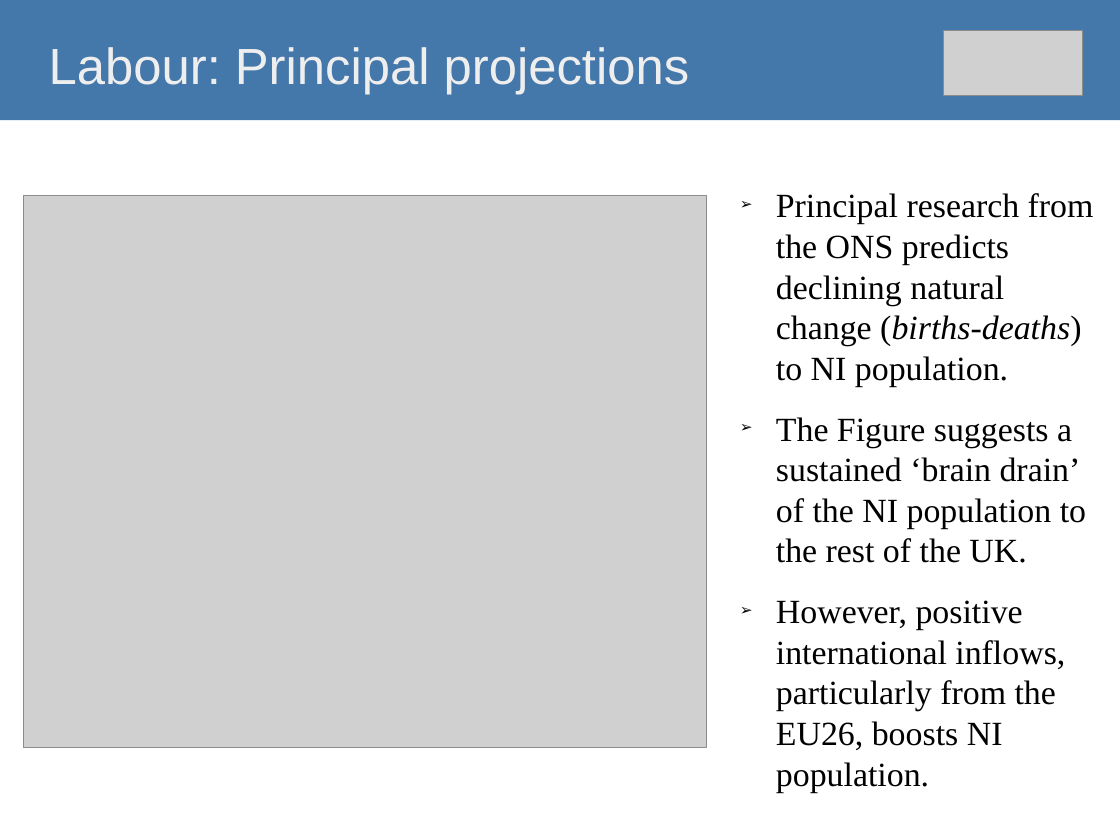
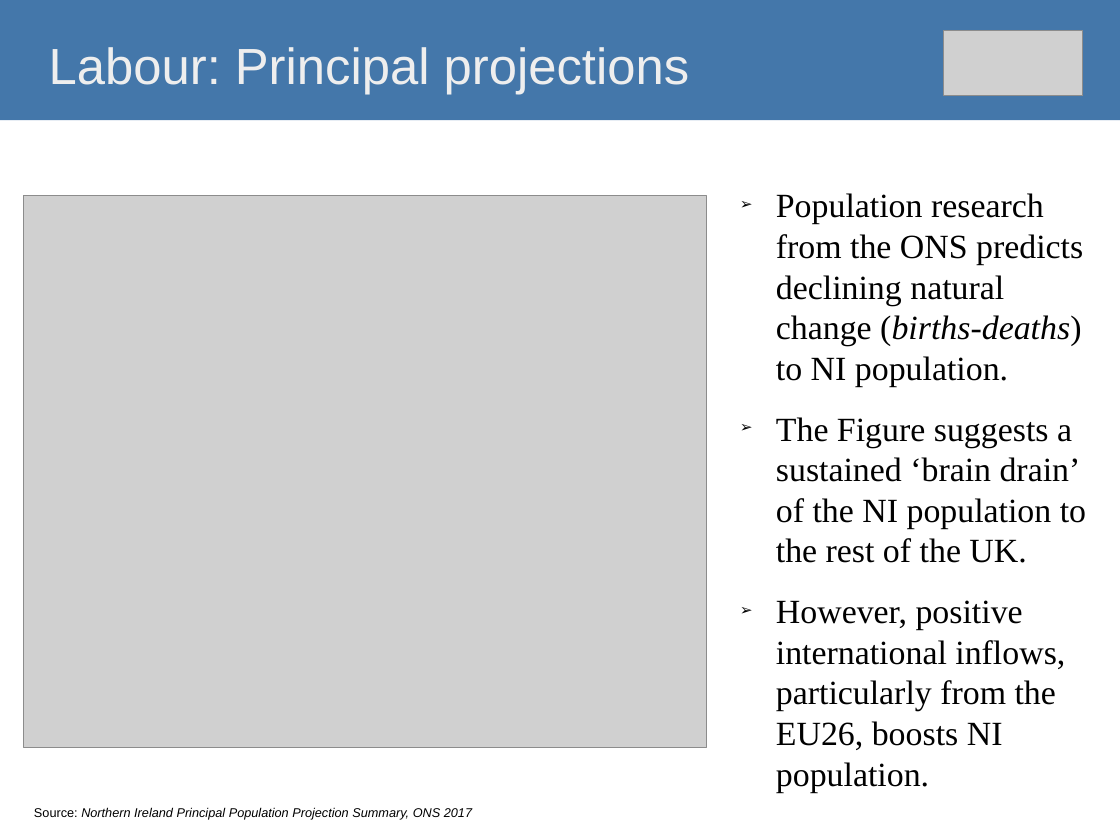
Before and after one commit to O1sims/MigrationNI, a slide deck: slide 10 of presentation/impact-of-brexit-on-ni-economy.odp. Drawn at 1120x840 pixels with LibreOffice and Linux fonts; fonts in the diff are those of the drawing; grey boxes stand for pictures. Boxes give left, top, right and bottom in pixels: in the first picture for what was removed or moved away, otherwise in the second. Text is boxed around its words. In the diff, an @@ line names an element or a change of style, - is before the commit and + after.

```diff
--- a/presentation/impact-of-brexit-on-ni-economy.odp
+++ b/presentation/impact-of-brexit-on-ni-economy.odp
@@ text at (x1=776, y1=193, x2=1083, y2=387): text changed @@
-➢ Principal research from the ONS predicts declining natural change (births-deaths) to NI population.
+➢ Population research from the ONS predicts declining natural change (births-deaths) to NI population.
@@ text added at (x1=34, y1=807, x2=472, y2=820), 9 pt, text #000000, italic @@
+Source: Northern Ireland Principal Population Projection Summary, ONS 2017
```
Also in this commit, not shown: 9 other slides changed, 1 other file.
